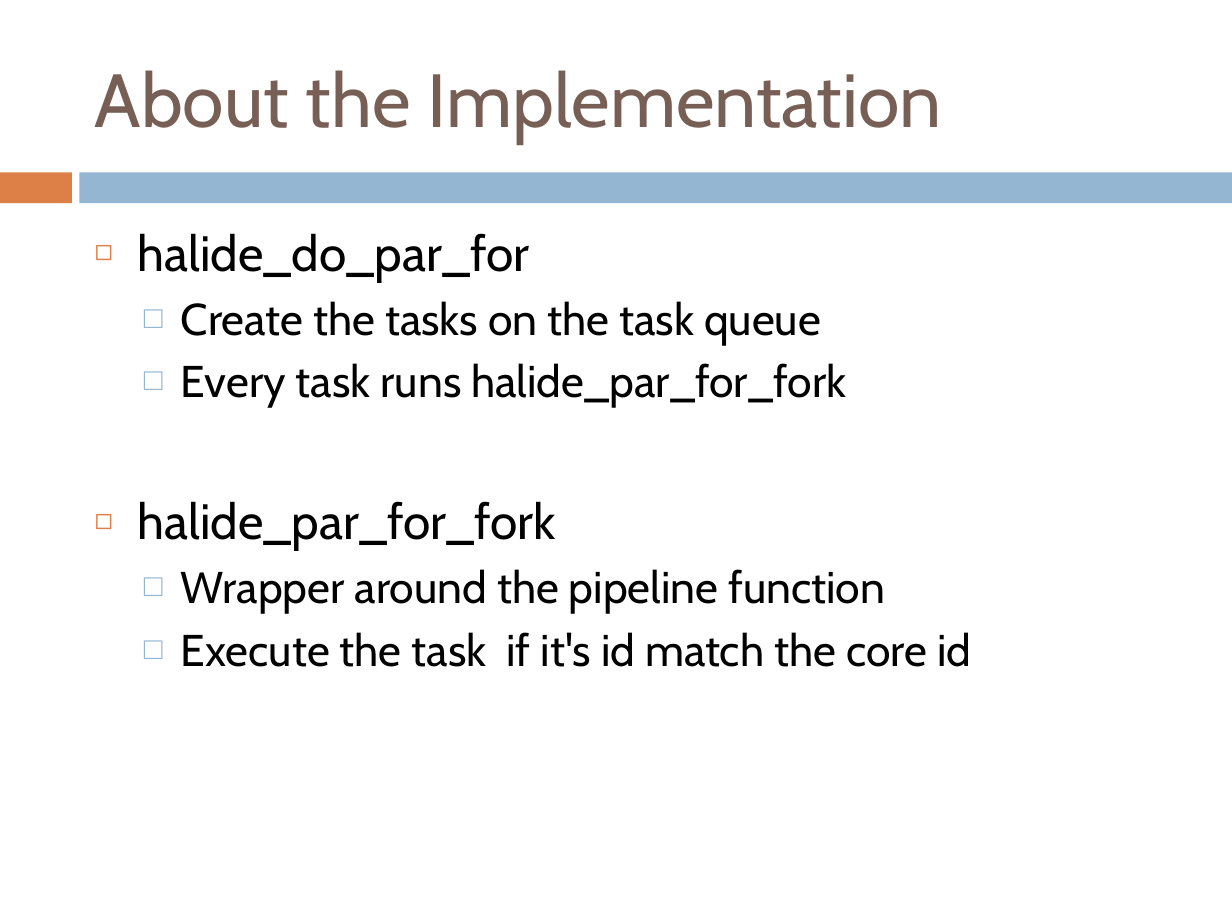
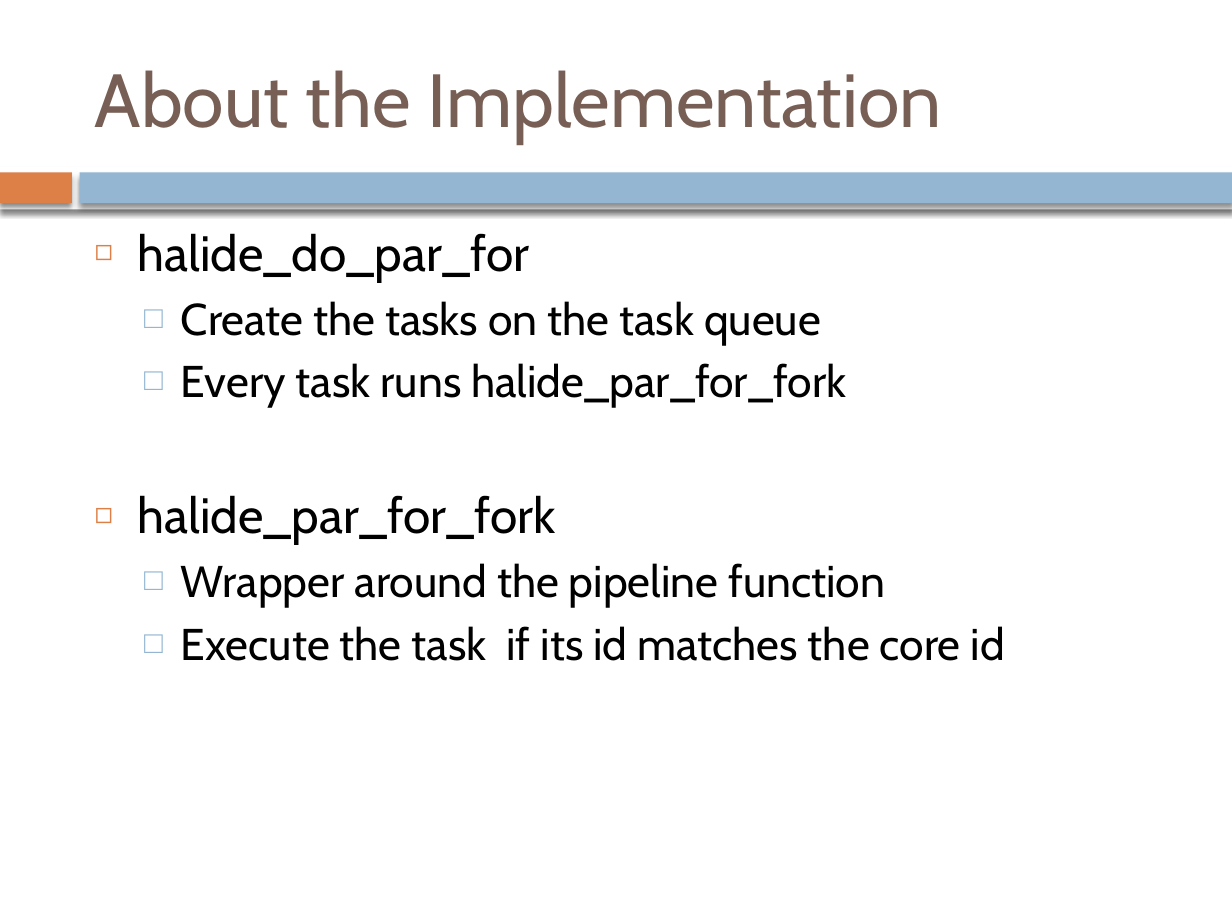
Before and after one commit to oriphi/ReportProject, a slide deck: slide 8 of Presentation/PresentationProjet.pptx. Drawn at 1232x924 pixels with LibreOffice and Linux fonts; fonts in the diff are those of the drawing. Boxes give left, top, right and bottom in pixels: in the first picture for what was removed or moved away, otherwise in the second. Text is boxed around its words. In the diff, an @@ line names an element or a change of style, - is before the commit and + after.

Commit message:
Improved implementation section after review 5

```diff
--- a/Presentation/PresentationProjet.pptx
+++ b/Presentation/PresentationProjet.pptx
@@ rectangle at bbox=[0, 172, 71, 203]: shadow on @@
@@ rectangle added at bbox=[0, 166, 1232, 209], fill #FFFFFF @@
@@ rectangle at bbox=[80, 172, 1232, 203]: shadow on @@
@@ text at bbox=[181, 626, 1005, 661]: text changed @@
-  □ Execute the task if it's id match the core id
+  □ Execute the task if its id matches the core id
```
Also in this commit, not shown: 13 other slides changed, 8 other files.
